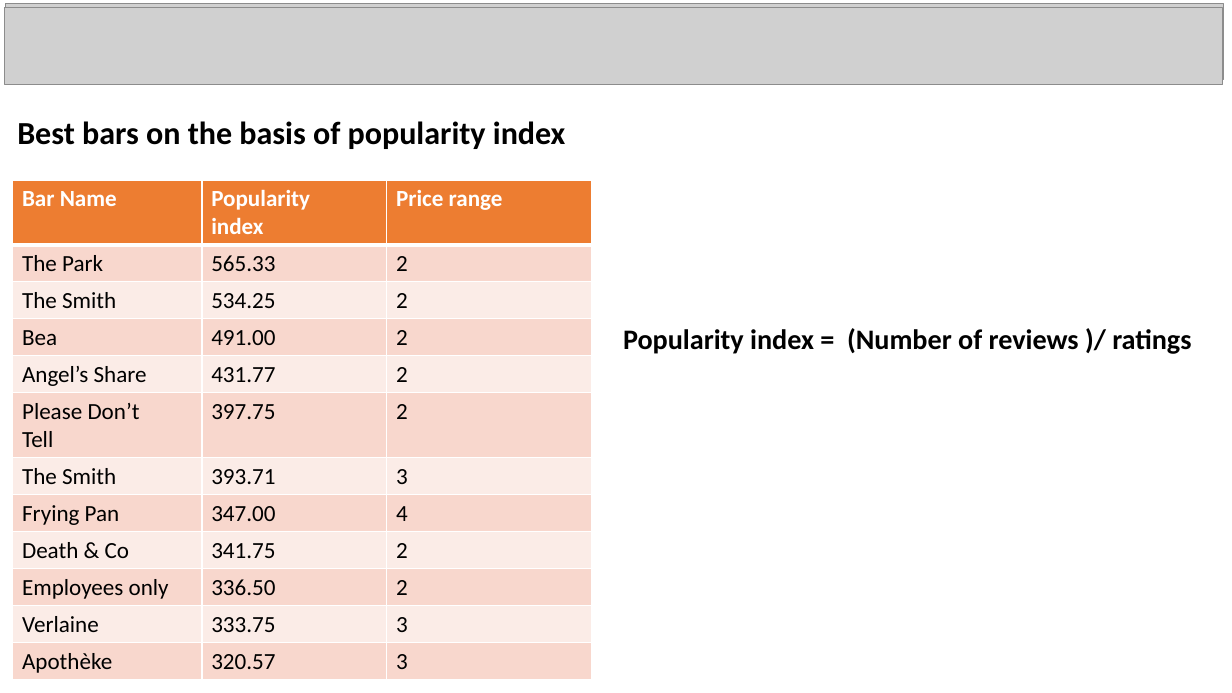
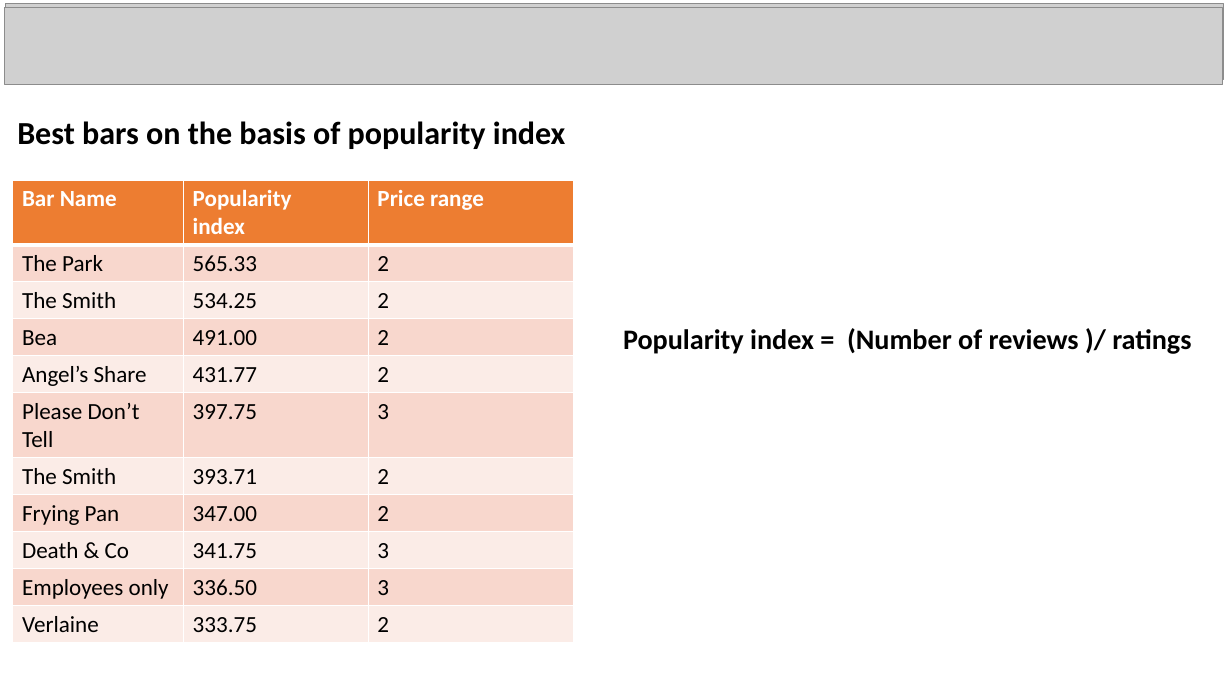
Before and after one commit to basantdhital/MY_pro, a slide deck: slide 6 of bars_ppt.pptx. Drawn at 1232x693 pixels with LibreOffice and Linux fonts; fonts in the diff are those of the drawing; grey boxes stand for pictures. Boxes give left, top, right and bottom in pixels: in the first picture for what was removed or moved away, otherwise in the second. Text is boxed around its words. In the diff, an @@ line names an element or a change of style, - is before the commit and + after.

```diff
--- a/bars_ppt.pptx
+++ b/bars_ppt.pptx
@@ table at bbox=[13, 180, 574, 642] @@
-row 6: Please Don’t / Tell | 397.75 | 2
-row 7: The Smith | 393.71 | 3
-row 8: Frying Pan | 347.00 | 4
-row 9: Death & Co | 341.75 | 2
-row 10: Employees only | 336.50 | 2
-row 11: Verlaine | 333.75 | 3
-row 12: Apothèke | 320.57 | 3
+row 6: Please Don’t / Tell | 397.75 | 3
+row 7: The Smith | 393.71 | 2
+row 8: Frying Pan | 347.00 | 2
+row 9: Death & Co | 341.75 | 3
+row 10: Employees only | 336.50 | 3
+row 11: Verlaine | 333.75 | 2
@@ table: place and size @@
-table at bbox=[13, 180, 592, 679]
+table at bbox=[13, 180, 574, 642]
```
Also in this commit, not shown: 2 other files.
